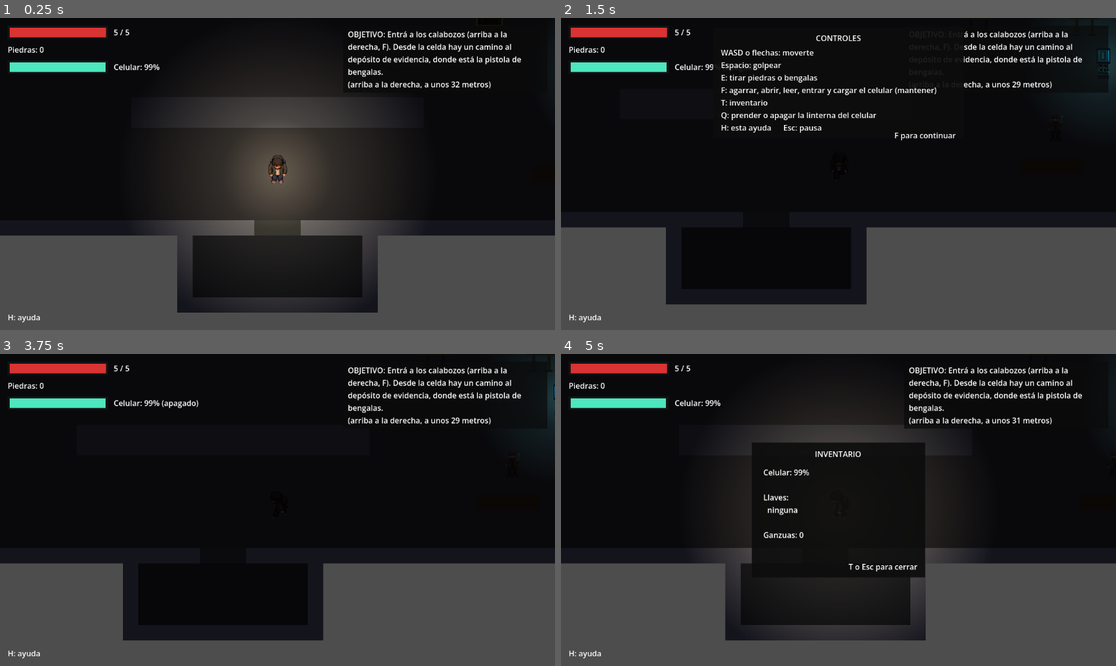
Above: before the commit, frames 1-4 (two rows, left to right).
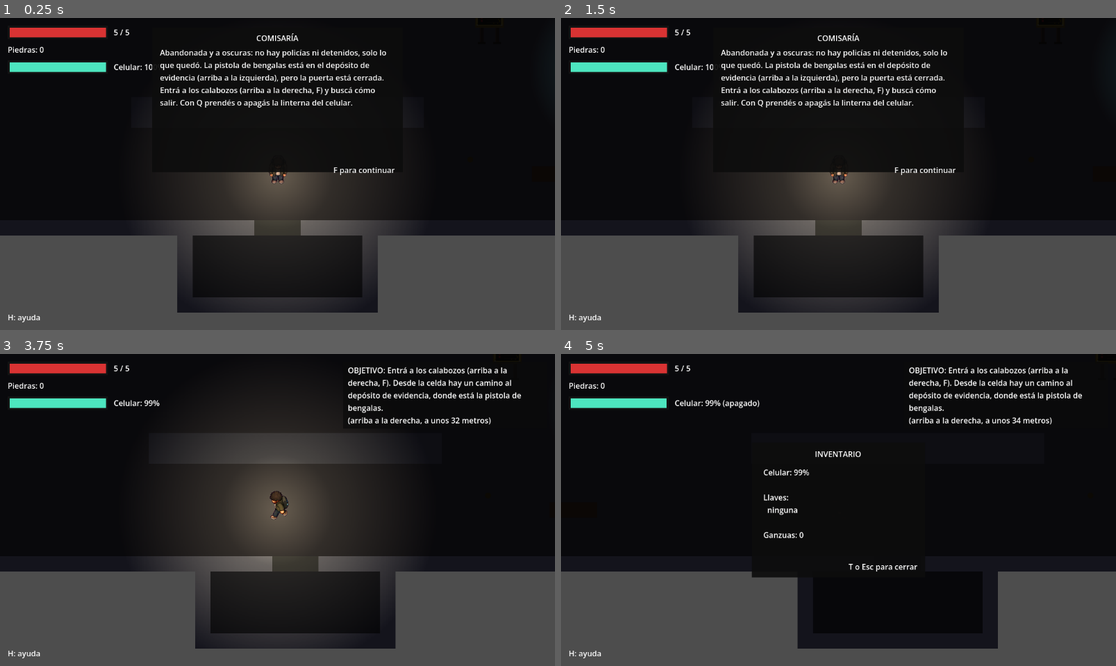
Above: after the commit, the same moments.

Repository: SOrtiz1967/Silent-Gil-Proyecto-Final
Game: Godot game, scene res://escenas/nivel_3.tscn
Same seed, same stepped clock (60 frames per second), same inputs: the game is played once before the commit and once after it. This scene is started directly instead of the project's main scene.
Inputs:
- Up to frame 1 (0.25 s): no input
- Up to frame 2 (1.5 s): hold D (mover_derecha) 0.53-1.28 s; tap Q (linterna) at 0.6 s; hold S (mover_abajo) from 1.28 s (still down); tap H (ayuda) at 1.35 s
- Up to frame 3 (3.75 s): tap Q (linterna) at 1.55, 2.3, 3.05 s; tap Enter at 2, 3.5 s; release S (mover_abajo) at 2.03 s; hold D (mover_derecha) 2.03-2.78 s; tap E (disparar) at 2.1 s; tap Space (golpear) at 2.75, 2.85 s; hold W (mover_arriba) 2.78-3.53 s; hold A (mover_izquierda) from 3.53 s (still down); hold F (interactuar) from 3.53 s (still down)
- Up to frame 4 (5 s): keep holding A (mover_izquierda); tap Q (linterna) at 3.8, 4.35 s; tap T (inventario) at 4.15 s; release F (interactuar) at 4.28 s

The runs differ from the first frame. In frame 1, 10% of the frame differs, in the area x 19-94%, y 4-54%; in frame 2, 20%; in frame 3, 26%, in the area x 0-100%, y 4-95%; in frame 4, 14%.

Commit message:
texto de instrucciones al entrar a cada nivel y panel de tutorial mas grande

Diff:
--- a/escenas/nivel_3.tscn
+++ b/escenas/nivel_3.tscn
@@ -83,6 +83,8 @@
 
 [node name="NivelComisaria" type="Node2D"]
 script = ExtResource("nivel")
+tituloIntro = "COMISARÍA"
+textoIntro = "Abandonada y a oscuras: no hay policías ni detenidos, solo lo que quedó. La pistola de bengalas está en el depósito de evidencia (arriba a la izquierda), pero la puerta está cerrada. Entrá a los calabozos (arriba a la derecha, F) y buscá cómo salir. Con Q prendés o apagás la linterna del celular."
 
 [node name="Oscuridad" type="CanvasModulate" parent="."]
 color = Color(0.1, 0.1, 0.14, 1)
--- a/escenas/nivel_3_celda.tscn
+++ b/escenas/nivel_3_celda.tscn
@@ -64,6 +64,8 @@
 
 [node name="NivelCelda" type="Node2D"]
 script = ExtResource("nivel")
+tituloIntro = "LA CELDA"
+textoIntro = "La puerta se cerró sola. Son las 3:07 y el celular sigue gastando batería. Agarrá la ganzúa que está en la celda (F) y sacá los pernos de la rejilla del fondo (F). Por el conducto llegás al depósito de evidencia."
 
 [node name="Oscuridad" type="CanvasModulate" parent="."]
 color = Color(0.05, 0.05, 0.07, 1)
--- a/escenas/nivel_5.tscn
+++ b/escenas/nivel_5.tscn
@@ -87,6 +87,8 @@
 
 [node name="NivelSubteLineaC" type="Node2D"]
 script = ExtResource("nivel")
+tituloIntro = "SUBTE LÍNEA C"
+textoIntro = "Es lo más oscuro que vas a ver y no hay donde cargar el celular: sin powerbank se te acaba la batería (si pasa, subí por la escalera). Seguí el andén y los túneles hasta la puerta de servicio, al fondo a la derecha. Los pálidos solo se mueven si la linterna (Q) está prendida: apagala para pasar de largo."
 
 [node name="Oscuridad" type="CanvasModulate" parent="."]
 color = Color(0.04, 0.04, 0.06, 1)
--- a/escenas/nivel_6.tscn
+++ b/escenas/nivel_6.tscn
@@ -96,6 +96,8 @@
 
 [node name="NivelEstacionquenoexiste" type="Node2D"]
 script = ExtResource("nivel")
+tituloIntro = "LA ESTACIÓN QUE NO EXISTE"
+textoIntro = "El cartel dice Constitución, pero ya saliste de ahí. Las puertas de las salas te devuelven a la misma sala: el camino es el túnel largo que sale hacia abajo. Si te devuelve al principio, cruzalo con la linterna apagada (Q). Al final espera el Guarda, que te ve solo con la linterna prendida. Para salir hace falta la SUBE y su silbato."
 
 [node name="Oscuridad" type="CanvasModulate" parent="."]
 color = Color(0.08, 0.08, 0.12, 1)
--- a/escenas/nivel_7.tscn
+++ b/escenas/nivel_7.tscn
@@ -59,6 +59,8 @@
 
 [node name="NivelCasa" type="Node2D"]
 script = ExtResource("nivel")
+tituloIntro = "TU CASA"
+textoIntro = "Llegaste. Las llaves entran en la cerradura y las luces andan. Entrá a la cocina."
 
 [node name="Pathfinding" type="Node" parent="."]
 script = ExtResource("pathfinding")
--- a/escenas/tutorial.tscn
+++ b/escenas/tutorial.tscn
@@ -15,7 +15,7 @@
 offset_left = -260.0
 offset_top = 20.0
 offset_right = 260.0
-offset_bottom = 250.0
+offset_bottom = 320.0
 grow_horizontal = 2
 color = Color(0.05, 0.05, 0.05, 0.92)
 
@@ -30,13 +30,13 @@
 offset_left = 16.0
 offset_top = 40.0
 offset_right = 504.0
-offset_bottom = 208.0
+offset_bottom = 278.0
 autowrap_mode = 3
 
 [node name="EtiquetaContinuar" type="Label" parent="Panel"]
 offset_left = 16.0
-offset_top = 212.0
+offset_top = 284.0
 offset_right = 504.0
-offset_bottom = 238.0
+offset_bottom = 310.0
 text = "F para continuar"
 horizontal_alignment = 2
--- a/scripts/nivel.gd
+++ b/scripts/nivel.gd
@@ -1,3 +1,12 @@
 extends Node2D
+@export var tituloIntro = ""
+@export_multiline var textoIntro = ""
 func _ready():
 	CambioNivel.ubicarJugador(self)
+	mostrarIntro()
+func mostrarIntro():
+	var id = "intro_" + scene_file_path.get_file()
+	if textoIntro == "" or Inventario.yaRecogido(id):
+		return
+	Inventario.marcarRecogido(id)
+	Tutorial.mostrarTexto(tituloIntro, textoIntro)
--- a/scripts/nivel_mc.gd
+++ b/scripts/nivel_mc.gd
@@ -1,3 +1,6 @@
 extends Node2D
 func _ready():
 	CambioNivel.ubicarJugador(self)
+	if not Inventario.yaRecogido("intro_nivel_mc"):
+		Inventario.marcarRecogido("intro_nivel_mc")
+		Tutorial.mostrarTexto("McDONALD'S", "Está vacío y el parlante repite el pedido 307. El Cliente, sentado a la derecha de la planta baja, tiene la llave del candado del subte: pegale con Espacio (se pone rojo antes de pegar). En el piso de arriba hay un powerbank: escalera con F.")
--- a/scripts/tutorial.gd
+++ b/scripts/tutorial.gd
@@ -3,7 +3,7 @@
 @export_multiline var textoGanzua = "Las ganzuas sirven para forzar cerraduras. Si fallas se rompen, asi que usalas con cuidado. Con T ves cuantas te quedan. Sin ganzuas tambien podes intentarlo, pero es mas dificil."
 @export_multiline var textoCerradura = "Si no encontras la llave o la SUBE, podes forzar la cerradura con este juego. La aguja va y viene por la barra: apreta F cuando este sobre la zona verde. Necesitas 3 aciertos y la zona se achica con cada uno. Si fallas se rompe una ganzua. Esc para salir."
 @export_multiline var textoPernos = "Sin ganzua tenes que forzarla a mano, y asi tambien podes pasar si no tenes la llave. La linea roja se ve solo un instante: acordate donde esta. Apreta F cuando la punta del perno toque la linea. Si fallas se caen todos. Esc para salir."
-@export_multiline var textoIntro = "Usa WASD o las flechas para moverte. Con T abris el inventario y con H ves todos los controles. Busca la SUBE para poder pasar los molinetes."
+@export_multiline var textoIntro = "Usa WASD o las flechas para moverte. Con T abris el inventario y con H ves todos los controles. Arriba a la derecha de la pantalla siempre tenes el objetivo y hacia donde ir. Busca la SUBE para poder pasar los molinetes."
 @export_multiline var textoSube = "Conseguiste la SUBE. Funciona como una ganzua: te deja pasar los molinetes. Acercate y apreta F."
 @export_multiline var textoMolinete = "Pasaste los molinetes. Segui explorando la estacion."
 @export_multiline var textoCombate = "Pasaste los molinetes. Afuera te esperan los fisuras: vagabundos agresivos que te …(209 unchanged characters)…
Not shown, changed: README.md
